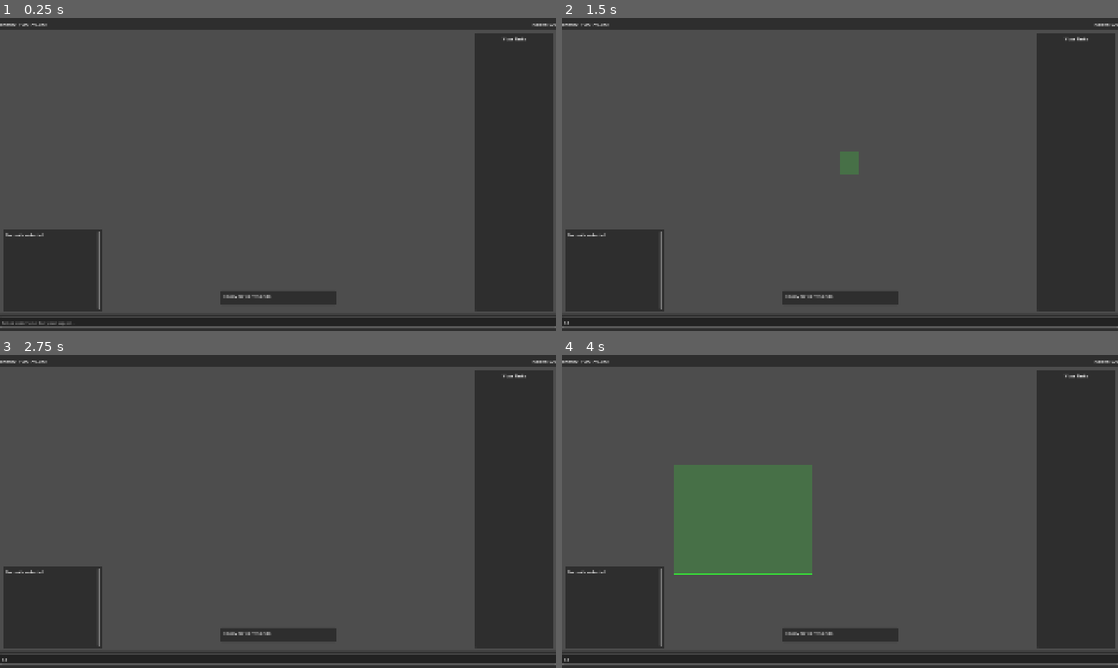
Above: before the commit, frames 1-4 (two rows, left to right).
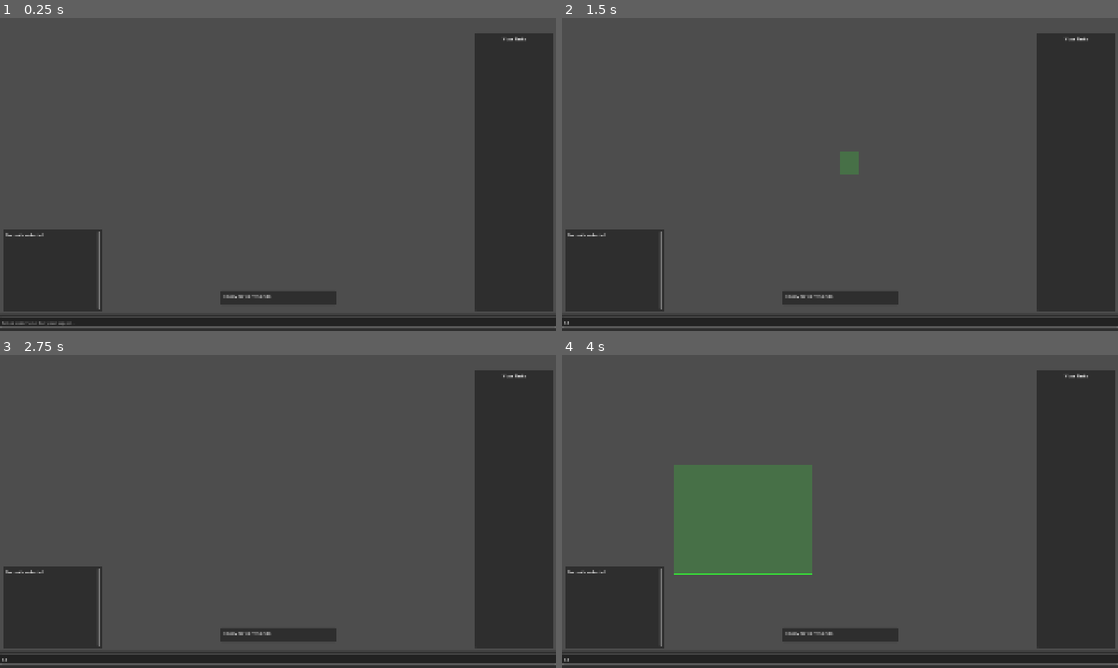
Above: after the commit, the same moments.

Repository: alanli-ML/ai-rts
Game: Godot game, scene res://scenes/ui/game_hud.tscn
The game is run twice, just before and just after one commit, with the same random seed, the same clock (stepped at 60 frames per second) and the same inputs. This scene is started directly instead of the project's main scene.
Inputs (mouse positions are in pixels of both pictures, inside the frame that each line leads up to):
- Up to frame 1 (0.25 s): no input
- Up to frame 2 (1.5 s): click (840, 321) at 0.52 s; type "12" at 0.6 s; tap Enter at 1.25 s; drag from (840, 174) to (895, 105) at 1.27 s
- Up to frame 3 (2.75 s): drag from (166, 527) to (250, 574) at 2.02 s
- Up to frame 4 (4 s): move the mouse to (895, 442) at 2.77 s; hold Right 2.78-3.5 s; hold A (camera_left) 2.78-3.5 s; tap Space at 3.5 s; drag from (812, 574) to (673, 464) at 3.52 s

The runs differ from the first frame. In frame 1, 3.7% of the frame differs, in the area x 0-100%, y 0-4%; in frame 2, 3.7%; in frame 3, 3.7%; in frame 4, 3.7%.
Error before the commit: Cannot call method 'rpc' on a null value. (res://scripts/ui/game_hud.gd:397)
Error after the commit: Cannot call method 'rpc' on a null value. (res://scripts/ui/game_hud.gd:402)

Commit message:
Camera input control, death animation improvements, UI cleanup, and turret positioning fixes
- Added camera input control system:
  * RTSCamera now has disable/enable_camera_input() methods
  * Camera movement (WASD/QE) disabled when typing in command input
  * Camera movement re-enabled after command submission or focus loss
  * Added GameConstants import and input state tracking

- Improved death animation system:
  * Dead units now maintain collisions during death animation
  * Collisions and visibility disabled only after death animation completes
  * Units remain solid and selectable during death sequence
  * Better visual timeline: animation → collision disable → fade out → invisible

- UI improvements:
  * Temporarily hidden top HUD bar with energy display
  * Enhanced GameHUD with RTSCamera communication
  * Added focus signal handlers for command input

- Fixed turret positioning:
  * Turrets now spawn at proper ground level (Y=0.5) instead of floating
  * Simplified spawn positioning for reliable placement

- Minor optimizations:
  * Reduced camera zoom speed from 2.0 to 1.0 for better precision
  * Enhanced debug logging for camera and death systems

Diff:
--- a/scripts/server/server_game_state.gd
+++ b/scripts/server/server_game_state.gd
@@ -532,7 +532,7 @@
                 coordination_status = "\n[color=green]All teams ready - match starting![/color]"
 
         root_node.rpc_id(originating_peer_id, "_on_ai_command_feedback_rpc",
-            message + coordination_status, "[color=green]✓ Command completed[/color]")
+            message + coordination_status, "[color=green]✓ Command processed[/color]")
     elif root_node and originating_peer_id == -1:
         # Fallback for backward compatibility - send to all clients if peer_id not specified
         var session_manager = get_node("/root/DependencyContainer").get_node("SessionManager")
--- a/scripts/ui/game_hud.gd
+++ b/scripts/ui/game_hud.gd
@@ -8,6 +8,7 @@
 const RTSCamera = preload("res://scripts/core/rts_camera.gd")
 
 # UI References
+@onready var top_bar = $TopBar
 @onready var energy_label = $TopBar/HBoxContainer/EnergyLabel
 @onready var node_label = $TopBar/HBoxContainer/NodeLabel
 @onready var action_queue_list = $UnitActionQueuePanel/MarginContainer/ScrollContainer/ActionQueueList
@@ -118,6 +119,10 @@
     # Temporarily disable spawn units interface
     if left_spawn_panel:
         left_spawn_panel.visible = false
+
+    # Temporarily hide top bar with energy display
+    if top_bar:
+        top_bar.visible = false
 
     hover_tooltip.visible = false
 
--- a/scripts/units/animated_unit.gd
+++ b/scripts/units/animated_unit.gd
@@ -117,7 +117,7 @@
 		"Interact": ["interact-left", "interact-right"],
 		"Emote": ["emote-yes", "emote-no"],
 		"Heal": ["interact-left", "interact-right", "emote-yes", "idle"],
-		"Construct": ["interact-left", "interact-right", "emote-yes", "idle"]
+		"Construct": ["interact-left", "interact-right", "idle"]
 	}
 
 	# Try mapped fallbacks
@@ -545,15 +545,7 @@
 	# Prevent further actions and ensure dead state
 	is_dead = true
 
-	# CRITICAL: Completely disable collision so dead units don't block living units
-	set_collision_layer_value(1, false) # No more selection/raycast hits
-	set_collision_mask(0) # Don't collide with anything
-
-	# Disable the CollisionShape3D completely to ensure no blocking
-	var collision_shape = get_node_or_null("CollisionShape3D")
-	if collision_shape:
-		collision_shape.disabled = true
-		# print("DEBUG: Disabled CollisionShape3D for dead unit %s" % unit_id)  # TEMPORARILY DISABLED
+	# NOTE: Keep collisions active during death animation - they will be disabled after animation completes
 
 	# Add immediate visual feedback that the unit is dead
 	_apply_immediate_death_effects()
@@ -601,6 +593,17 @@
 func _start_death_visual_effects():
 	"""Start the visual death effects sequence"""
 	# print("DEBUG: Starting death visual effects for unit %s" % unit_id)  # TEMPORARILY DISABLED
+
+	# Now that death animation is complete, disable collisions so dead units don't block living ones
+	print("DEBUG: Death animation complete for unit %s, disabling collisions" % unit_id)
+	set_collision_layer_value(1, false) # No more selection/raycast hits
+	set_collision_mask(0) # Don't collide with anything
+
+	# Disable the CollisionShape3D completely to ensure no blocking
+	var collision_shape = get_node_or_null("CollisionShape3D")
+	if collision_shape:
+		collision_shape.disabled = true
+		GameConstants.debug_print("Disabled CollisionShape3D for dead unit %s after death animation" % unit_id, "UNITS")
 
 	# Note: Keep physics processing enabled for respawn timer countdown
 
--- a/scripts/units/engineer_unit.gd
+++ b/scripts/units/engineer_unit.gd
@@ -230,6 +230,8 @@
 
 	# Spawn turret in front of the engineer
 	var spawn_pos = global_position + transform.basis.z * -3.0 # 3 units in front
+	spawn_pos.y = 0.5  # Place on ground level
+
 	GameConstants.debug_print("Engineer %s - Attempting to spawn turret at position: %s" % [unit_id, spawn_pos], "ABILITIES")
 
 	var turret_unit_id = await game_state.spawn_unit("turret", team_id, spawn_pos, unit_id)
